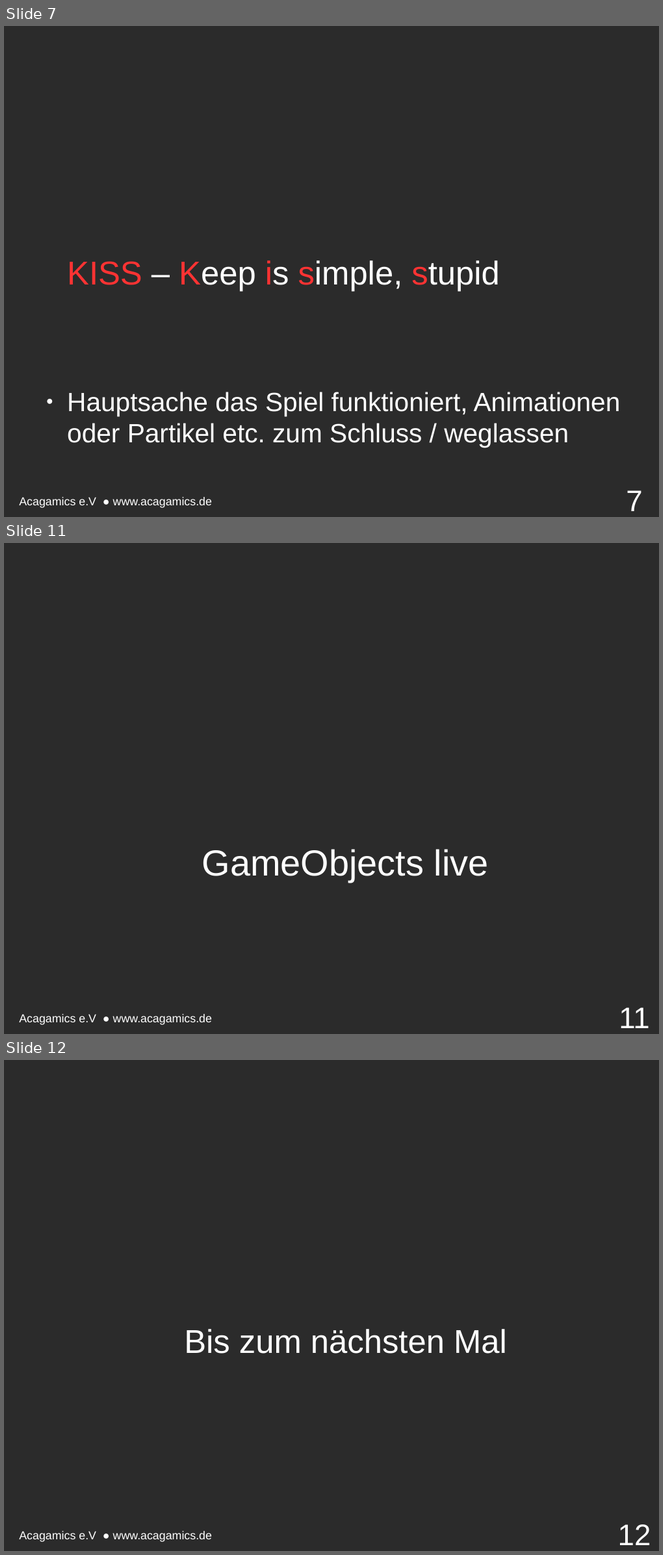
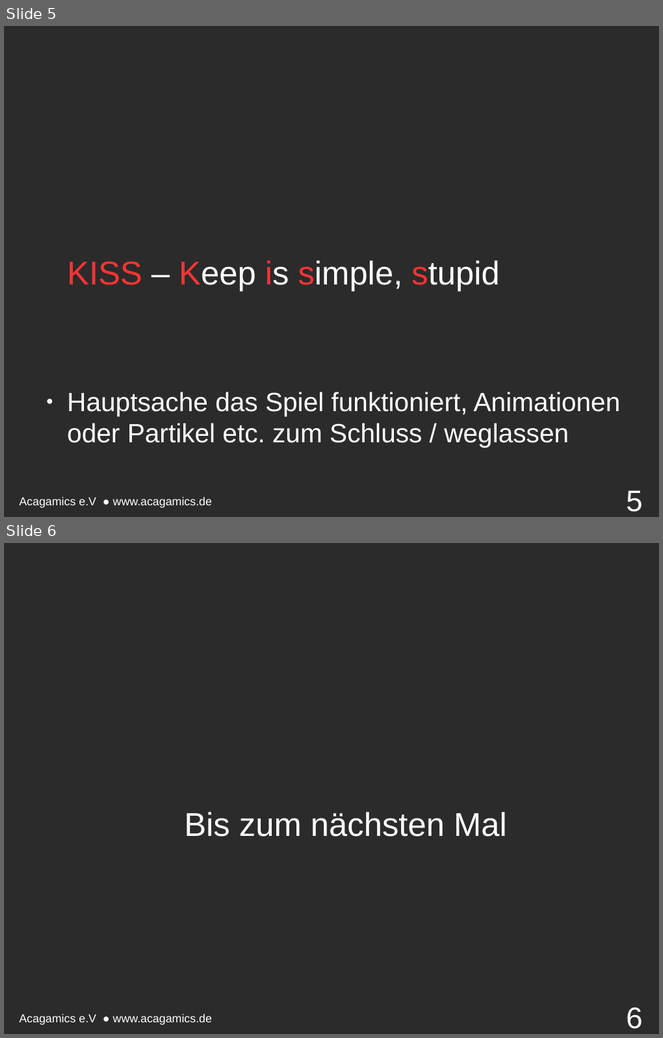
Before and after one commit to endert/Intro2D, a slide deck: 10. Vorlesung 16.12.15/10. Vorstellung.odp. Shown one above the other, each under a label of ours: slides 7, 11 and 12 before the commit, slides 5 and 6 after it; the slides between them are not shown. The pictures are 663x1555 and 663x1038 pixels, drawn with LibreOffice and Linux fonts; fonts in the diff are those of the drawing; background and template pictures are left out; a plain dark background stands for a picture behind light text. Boxes give left, top, right and bottom in pixels: in the first picture for what was removed or moved away, otherwise in the second. Text is boxed around its words. In the diff, an @@ line names an element or a change of style, - is before the commit and + after.

```diff
--- a/10. Vorlesung 16.12.15/10. Vorstellung.odp
+++ b/10. Vorlesung 16.12.15/10. Vorstellung.odp
@@ slide 11 removed at (4, 543, 659, 1034), background picture (left out); not listed: 1 template element that a slide beside it also shows @@
@@ text removed at (202, 849, 489, 882) @@
-GameObjects live
@@ page number removed at (619, 1008, 649, 1029) @@
-11
@@ what was slide 7 is now slide 5 @@
@@ page number at (626, 491, 642, 512): text changed @@
-7
+5
@@ what was slide 12 is now slide 6 @@
@@ page number at (626, 1008, 642, 1029): text changed @@
-12
+6
```
Also in this commit, not shown: 1 slide changed, 5 other slides removed, 51 other files.
